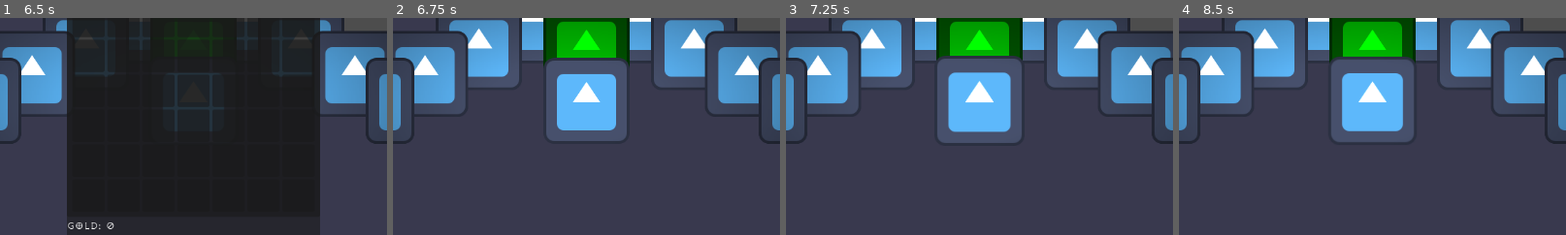
Above: before the commit, frames 1-4 (left to right).
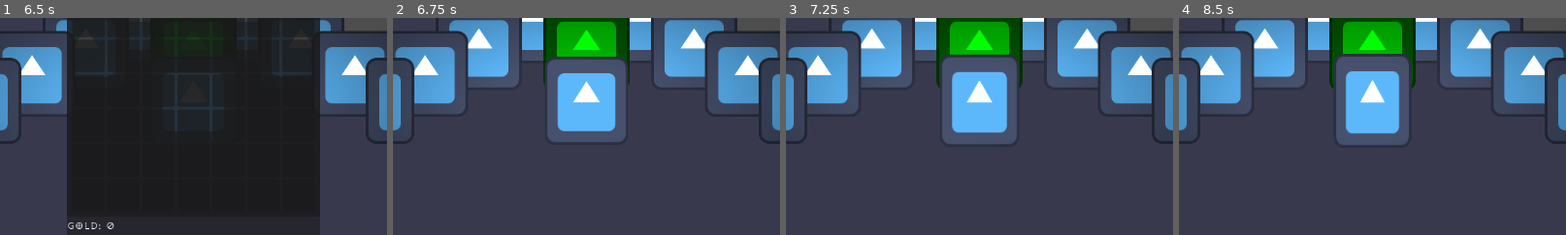
Above: after the commit, the same moments.

Repository: PietPadda/Godot_2D_ARPG
Game: Godot game, scene res://scenes/world/world.tscn
Same seed, same stepped clock (60 frames per second), same inputs: the game is played once before the commit and once after it. The engine's default icon, where the game draws it, is replaced by a stand-in: a white triangle on a blue panel in a dark square.
Inputs (mouse positions are % of the whole screen's width and height, from its top left):
- Up to frame 1 (6.5 s): click (5, 7) at 0.52 s; type "12" at 0.6 s; click "Host Game" at 1.25 s; tap Enter at 2 s; move the mouse to (72, 45) at 2.02 s; tap E (interact) at 2.1, 4.35 s; click (72, 45) at 2.17 s; move the mouse to (30, 55) at 2.77 s; click (30, 55) at 2.85 s; tap F2 (debug_respawn_enemies) at 3.5, 5, 5.75 s; move the mouse to (60, 28) at 3.52 s; tap C (toggle_character_sheet) at 3.6, 5.85 s; click (60, 28) at 3.67 s; move the mouse to (45, 70) at 4.27 s; click (45, 70) at 4.42 s; move the mouse to (36, 24) at 5.02 s; press the mouse at (36, 24) at 5.03 s; move the mouse to (41, 24) at 5.77 s; release the mouse at (41, 24) at 5.78 s; click (41, 24) at 5.92 s
- Up to frame 2 (6.75 s): tap F2 (debug_respawn_enemies) at 6.5 s; move the mouse to (45, 24) at 6.52 s; tap E (interact) at 6.6 s; click (45, 24) at 6.67 s
- Up to frame 3 (7.25 s): no input
- Up to frame 4 (8.5 s): move the mouse to (35, 25) at 7.27 s; click (35, 25) at 7.35 s; move the mouse to (72, 45) at 8.02 s; tap C (toggle_character_sheet) at 8.1 s; click (72, 45) at 8.17 s
The pictures show only the part of the screen within x 25-75%, y 31-81%; the shares and areas given below are measured in that part.

Frame 1 is identical in both runs. In frame 2, 0.8% of the frame differs, in the area x 38-62%, y 17-58%; in frame 3, 2.3%; in frame 4, 2.8%, in the area x 38-62%, y 16-59%.

Commit message:
refactor(grid): reroute player path requests through server

Diff:
--- a/scripts/core/grid_manager.gd
+++ b/scripts/core/grid_manager.gd
@@ -132,54 +132,47 @@
 
 	return world_path
 
-# This new function handles the logic for both host and clients.
-# This is the function that is called by the State Machine's _recalculate_path()
+# This function is called by a character's state machine when it needs a path.
 func request_path(start_coord: Vector2i, end_coord: Vector2i, character: Node) -> void:
-	# This function now ONLY runs on the server.
-	# If we're a client, we send the request and do nothing else locally.
+	# --- NEW LOGIC FOR PLAYERS ---
+	if character is Player and character.is_multiplayer_authority():
+		# This code runs for OUR player on our machine (client or host).
+		# First, find a path locally. This will automatically avoid any synchronized enemies.
+		var local_path = find_path(start_coord, end_coord, character)
+
+		if not local_path.is_empty():
+			# We have a valid local path. Now, send it to the server for the official "ticket".
+			server_request_player_path.rpc_id(1, character.get_path(), local_path)
+		return
+
+	# --- EXISTING LOGIC FOR ENEMIES (SERVER-ONLY) ---
+	# The server will still calculate paths for its enemies directly.
 	if not multiplayer.is_server():
-		_find_path_on_server.rpc_id(1, start_coord, end_coord, character.get_path())
-		return
-
-
-	# --- The below ONLY run on the HOST ---
+		# A client should never be trying to pathfind for an enemy.
+		return
+
 	# Generate a potential path.
 	var final_path: PackedVector2Array = [] # This will be the path we actually send.
 
 	# Generate a potential path.
 	var full_path = find_path(start_coord, end_coord, character)
 
-	# THE FIX: Differentiate between Player and Enemy pathfinding logic.
-	if character is Player:
-		# PLAYER LOGIC: Return the full path. The GridMovementComponent
-		# already handles stripping the starting point. No tile reservation is needed
-		# as enemies should react to the player's current position.
-		final_path = full_path
-	else:
-		# ENEMY LOGIC: Return a single, reserved step to prevent stacking.
-		final_path = [] # Default to an empty path.
-		if full_path.size() > 1:
-			# The first element (index 0) is our current tile.
-			# The second element (index 1) is the first actual step we need to take.
-			var first_step_world_pos = full_path[1]
-			var next_tile = world_to_map(first_step_world_pos)
-			# We call occupy_tile LOCALLY, not as an RPC.
-			var success = occupy_tile(character, next_tile)
-			if success:
-				# If we successfully reserved the tile, add that step to our path.
-				final_path.append(first_step_world_pos)
-
-	# Deliver the appropriate path (full or single-step) to the character.
-	if character.is_multiplayer_authority(): # Is it the host's character?
-		# If the character is controlled by me (the host's player or an enemy), apply the path directly.
-		var movement_component = character.get_node_or_null("GridMovementComponent")
-		if movement_component:
-			movement_component.move_along_path(final_path)
-	else: # It's a client's character.
-		# If the character is controlled by a client, find their ID...
-		var client_id = character.get_multiplayer_authority()
-		# ...and send the path back to them via RPC.
-		_receive_path_from_server.rpc_id(client_id, final_path, character.get_path())
+	# ENEMY LOGIC: Return a single, reserved step to prevent stacking.
+	if full_path.size() > 1:
+		# The first element (index 0) is our current tile.
+		# The second element (index 1) is the first actual step we need to take.
+		var first_step_world_pos = full_path[1]
+		var next_tile = world_to_map(first_step_world_pos)
+		# We call occupy_tile LOCALLY, not as an RPC.
+		var success = occupy_tile(character, next_tile)
+		if success:
+			# If we successfully reserved the tile, add that step to our path.
+			final_path.append(first_step_world_pos)
+
+	# Give the final path (just one step) to the enemy.
+	var movement_component = character.get_node_or_null("GridMovementComponent")
+	if movement_component:
+		movement_component.move_along_path(final_path)
 
 # Returns an array of the four cardinal tiles adjacent to the given tile.
 # Using 4 directions is more stable for grid pathfinding than 8.
@@ -277,35 +270,11 @@
 	# On spawn, just occupy the tile directly.
 	occupy_tile(character, new_position)
 
-# This function ONLY runs on the server, as requested by a client.
-# We change the annotation to allow calls from ANY client.
-@rpc("any_peer", "call_local")
-func _find_path_on_server(start_coord: Vector2i, end_coord: Vector2i, character_path: NodePath) -> void:
-	# Get the peer ID of the client who made the request.
-	var client_id = multiplayer.get_remote_sender_id()
-
-	var character = get_node_or_null(character_path)
-	if not is_instance_valid(character):
-		return
-
-	# Calculate the path using the server's authoritative data.
-	var path = find_path(start_coord, end_coord, character)
-
-	# THE FIX: We send the character_path BACK along with the path.
-	# This tells the client who this path is for.
-	_receive_path_from_server.rpc_id(client_id, path, character_path)
-
-# This function ONLY runs on a client, as a response from the server.
-# It receives the final path from the server.
-@rpc("authority")
-func _receive_path_from_server(path: PackedVector2Array, character_path: NodePath) -> void:
-	# THE FIX: We no longer just print. We find the character and give it the path.
-	var character = get_node_or_null(character_path)
-	if is_instance_valid(character):
-		var movement_component = character.get_node_or_null("GridMovementComponent")
-		if is_instance_valid(movement_component):
-			# This is the final step. We tell the client's character to start moving.
-			movement_component.move_along_path(path)
+# We can now REMOVE the old RPC functions for pathfinding, as our new
+# "Ticket to Ride" RPCs have replaced them.
+
+# DELETE the function _find_path_on_server
+# DELETE the function _receive_path_from_server
 
 # This RPC completely removes a character from all grid tracking systems.
 @rpc("any_peer", "call_local")
@@ -373,7 +342,15 @@
 	# For now, we'll keep the validation simple. The main goal is preventing
 	# players from stacking on the same destination tile.
 	var final_path = path_points
-	var destination_tile = world_to_map(final_path.back())
+
+	# If the client sends us an empty path, we just send it back. No validation needed.
+	if final_path.is_empty():
+		client_receive_approved_path.rpc_id(client_id, character_path, final_path)
+		return
+
+	# Get the last element using the correct index: array.size() - 1
+	var destination_world_pos = final_path[final_path.size() - 1]
+	var destination_tile = world_to_map(destination_world_pos)
 
 	# We check if the destination is occupied by someone OTHER than the character requesting the move.
 	if _occupied_cells.has(destination_tile) and _occupied_cells[destination_tile] != character:
@@ -385,8 +362,16 @@
 		occupy_tile(character, destination_tile)
 
 	# Send the approved (or empty) path back to the requesting client.
-	client_receive_approved_path.rpc_id(client_id, character_path, final_path)
-
+	# Check if the request came from the server itself (the host, ID 1).
+	if client_id == 1:
+		# It's the host. Call the movement function directly instead of via RPC.
+		var movement_component = character.get_node_or_null("GridMovementComponent")
+		if movement_component:
+			# The logic from our 'client_receive_approved_path' RPC is now called directly.
+			movement_component.move_along_path(final_path)
+	else:
+		# It's a remote client. Send the RPC as we were before.
+		client_receive_approved_path.rpc_id(client_id, character_path, final_path)
 
 # RPC for the server to send the validated path back to the client.
 @rpc("authority")
